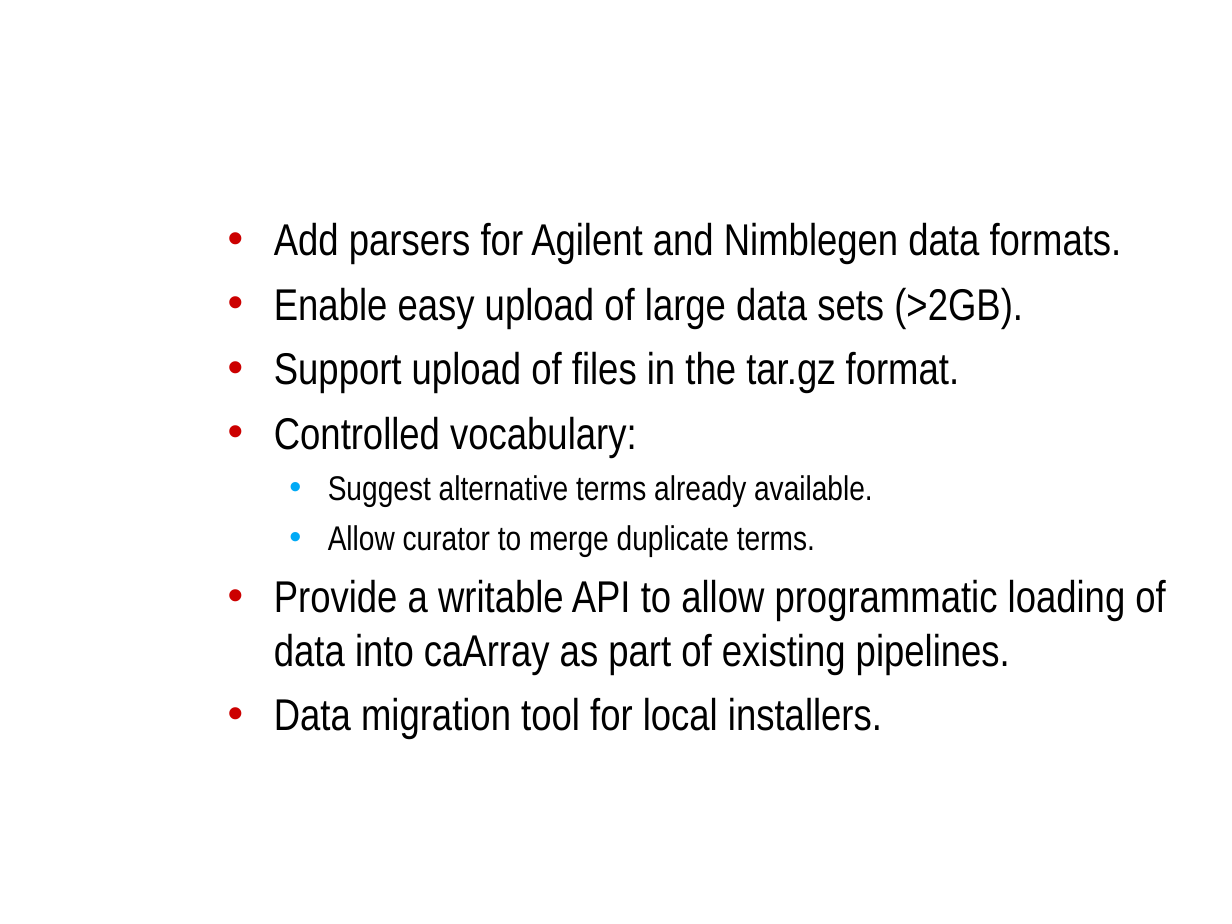
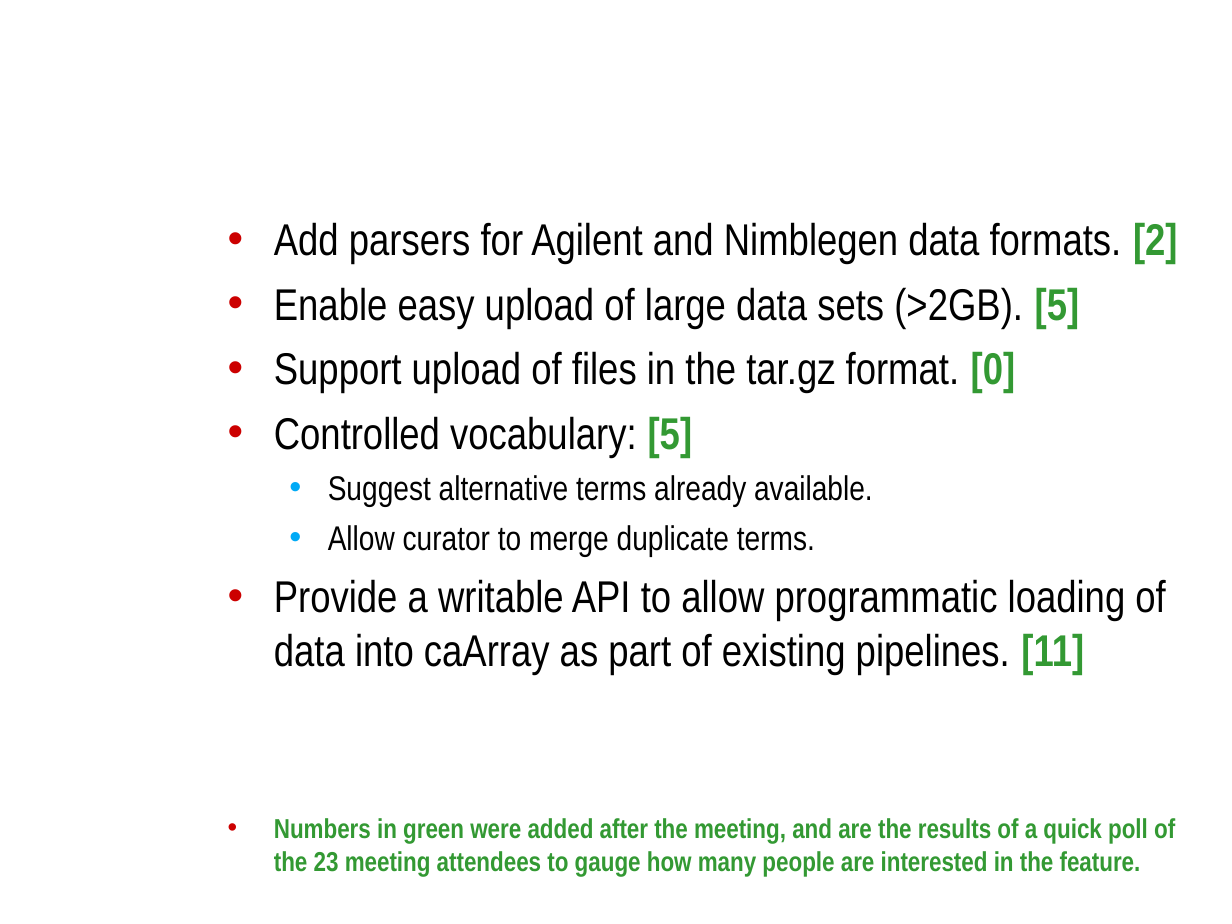
Before and after one commit to NCIP/caarray-docs, a slide deck: slide 11 of project_management/open_meetings/caArray User Community Meeting 2009.06.03.ppt. Drawn at 1232x924 pixels with LibreOffice and Linux fonts; fonts in the diff are those of the drawing; background and template pictures are left out. Boxes give left, top, right and bottom in pixels: in the first picture for what was removed or moved away, otherwise in the second. Text is boxed around its words. In the diff, an @@ line names an element or a change of style, - is before the commit and + after.

```diff
--- a/project_management/open_meetings/caArray User Community Meeting 2009.06.03.ppt
+++ b/project_management/open_meetings/caArray User Community Meeting 2009.06.03.ppt
@@ text at (274,222,1177,457): text changed @@
-• Add parsers for Agilent and Nimblegen data formats.
-• Enable easy upload of large data sets (>2GB).
-• Support upload of files in the tar.gz format.
-• Controlled vocabulary:
+• Add parsers for Agilent and Nimblegen data formats. [2]
+• Enable easy upload of large data sets (>2GB). [5]
+• Support upload of files in the tar.gz format. [0]
+• Controlled vocabulary: [5]
@@ text at (274,579,1175,876): text changed; size 26 to 16 pt; text colour #000000 to #339933; bold on @@
-• Provide a writable API to allow programmatic loading of data into caArray as part of existing pipelines.
-• Data migration tool for local installers.
+• Provide a writable API to allow programmatic loading of data into caArray as part of existing pipelines. [11]
+• Numbers in green were added after the meeting, and are the results of a quick poll of the 23 meeting attendees to gauge how many people are interested in the feature.
```
Also in this commit, not shown: 2 other slides changed.
